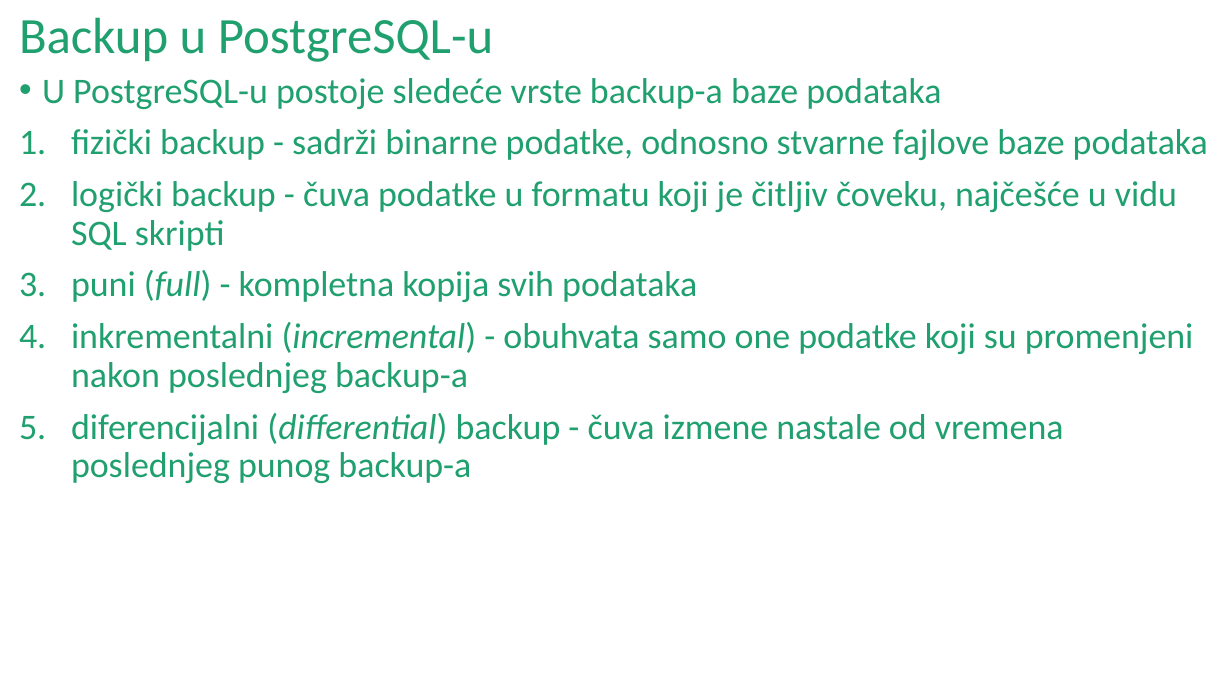
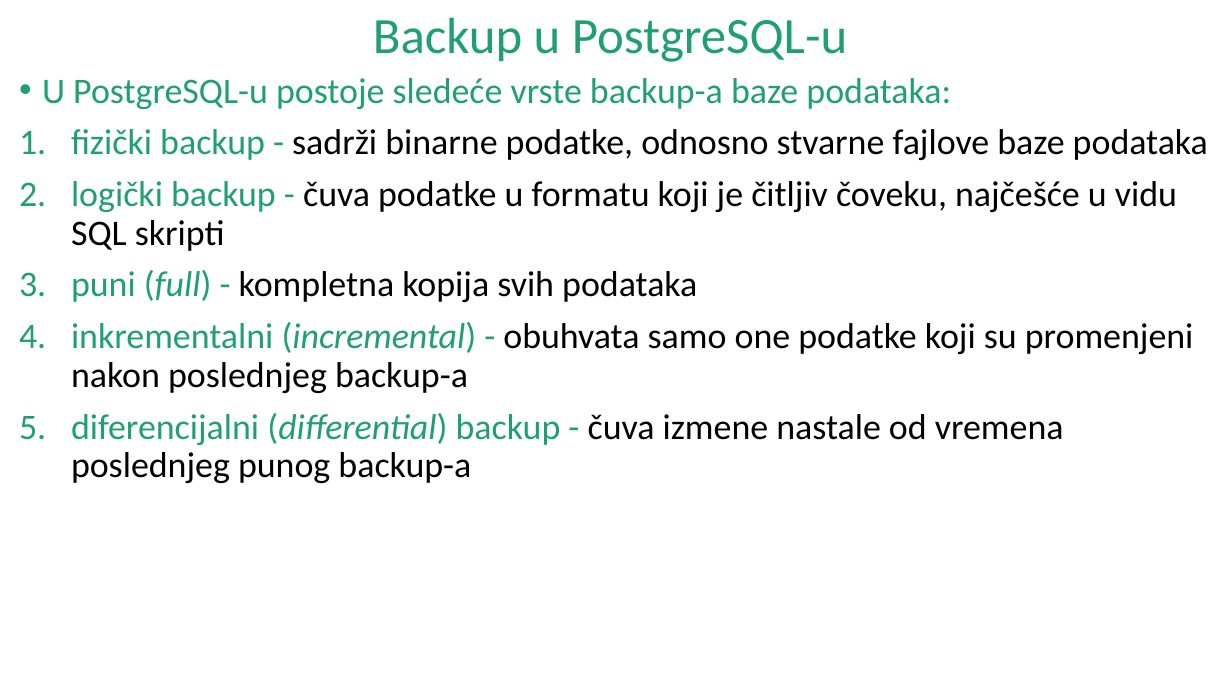
Before and after one commit to Bukumira/oporavak-baze-podataka-PostgreSQL, a slide deck: slide 6 of Seminarski_rad_2.pptx. Drawn at 1232x693 pixels with LibreOffice and Linux fonts; fonts in the diff are those of the drawing. Boxes give left, top, right and bottom in pixels: in the first picture for what was removed or moved away, otherwise in the second. Text is boxed around its words. In the diff, an @@ line names an element or a change of style, - is before the commit and + after.

```diff
--- a/Seminarski_rad_2.pptx
+++ b/Seminarski_rad_2.pptx
@@ title "Backup u PostgreSQL-u" at (373, 17, 847, 62): alignment left to centre @@
@@ text at (42, 78, 951, 109): text changed @@
-• U PostgreSQL-u postoje sledeće vrste backup-a baze podataka
+• U PostgreSQL-u postoje sledeće vrste backup-a baze podataka:
@@ text at (71, 129, 1208, 483): text colour #20A06F to #000000 in "sadrži binarne podatke, odnosno stvarne fajlove baze ...", "čuva podatke u formatu koji je čitljiv ...", "kompletna kopija svih podataka", "obuhvata samo one podatke koji su promenjeni ..." and 1 more places @@
```
Also in this commit, not shown: 12 other slides changed.
